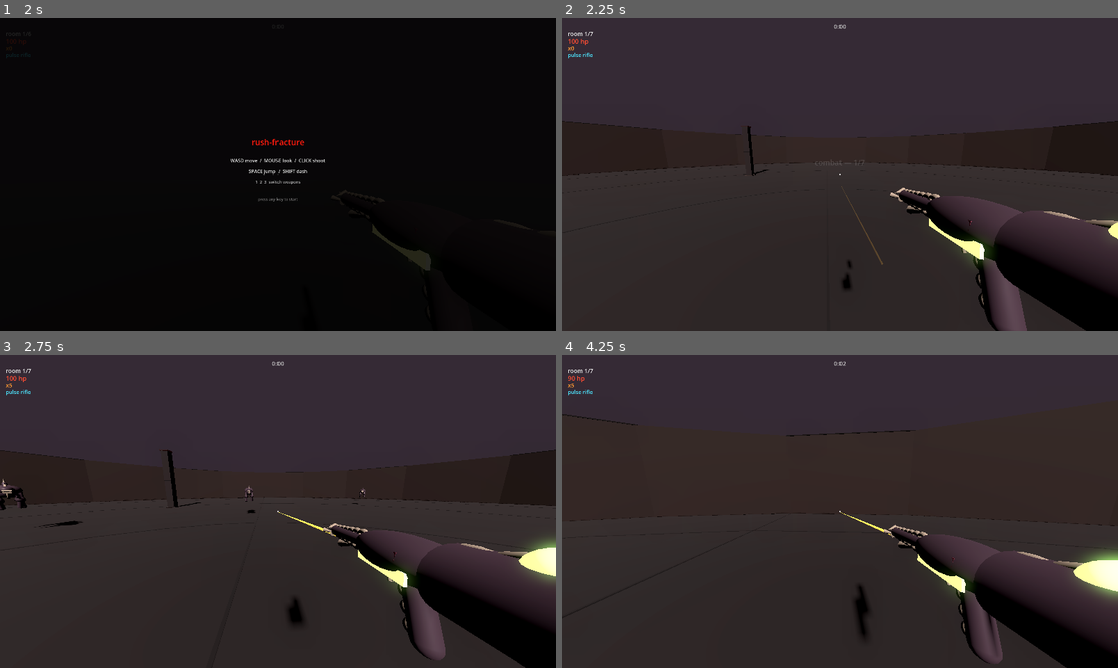
Above: before the commit, frames 1-4 (two rows, left to right).
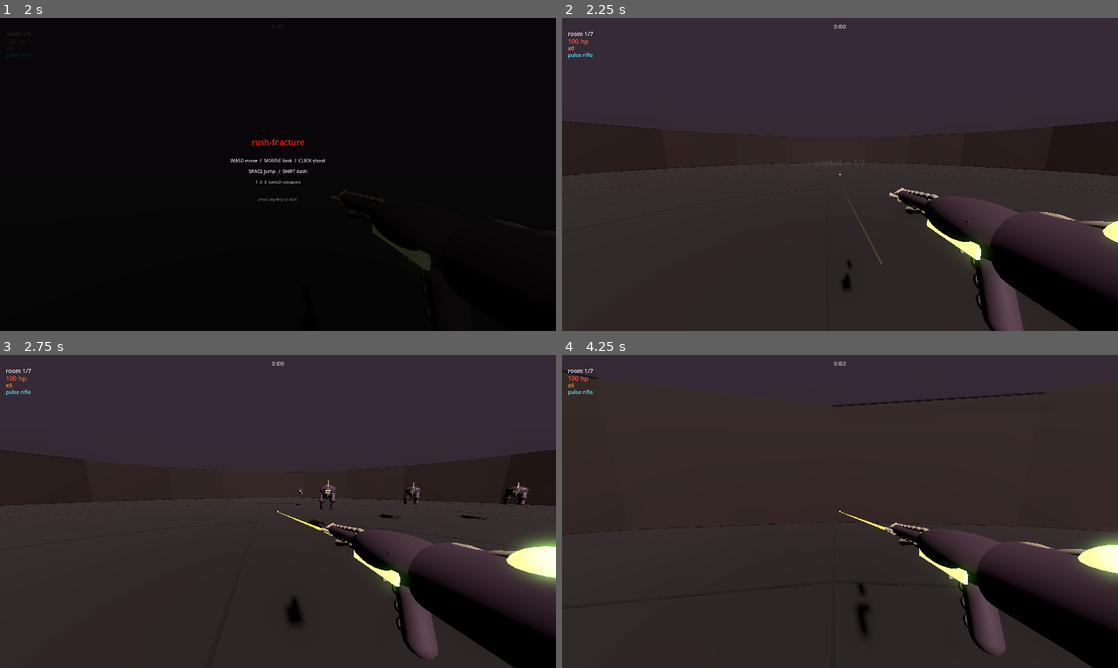
Above: after the commit, the same moments.

Repository: anshuman-krishna/rush-fracture
Game: Godot game, scene res://scenes/main_menu.tscn
Same seed, same stepped clock (60 frames per second), same inputs: the game is played once before the commit and once after it.
Inputs (mouse positions are in pixels of both pictures, inside the frame that each line leads up to):
- Up to frame 1 (2 s): click (278, 193) at 0.52 s; type "12" at 0.6 s; click (278, 212) at 0.75 s; type "12" at 0.83 s; click "start run" at 1.25 s
- Up to frame 2 (2.25 s): tap Enter at 2 s; move the mouse to (867, 174) at 2.02 s; press the mouse at (867, 174) at 2.03 s; hold W (move_forward) from 2.03 s (still down)
- Up to frame 3 (2.75 s): keep holding W (move_forward); tap Space (jump) at 2.27 s
- Up to frame 4 (4.25 s): keep holding W (move_forward); move the mouse to (812, 511) at 2.77 s; release the mouse at (812, 511) at 2.78 s; tap Shift (dash) at 2.85 s; tap Space (jump) at 3.02 s; click (812, 511) at 3.05 s; move the mouse to (851, 505) at 3.52 s; press the mouse at (851, 505) at 3.53 s

Frame 1 is identical in both runs. In frame 2, 1.3% of the frame differs, in the area x 0-100%, y 32-100%; in frame 3, 3.7%; in frame 4, 5.9%, in the area x 0-100%, y 4-100%.

Commit message:
model brood obstacles

Diff:
--- a/game-client/systems/rooms/room_controller.gd
+++ b/game-client/systems/rooms/room_controller.gd
@@ -17,9 +17,9 @@
 const FALL_KILL_Y: float = -20.0
 
 # "Hive Growth" obstacle set — grafted brood art lane, see testing/design-ideas.md.
-# wired into pillar / crate cluster / breakable wall / ramp below. low_wall,
-# tall_pillar, cylinder_pillar, and half_cover/barrier_arc aren't modelled at
-# all yet — see designs-usage.md's "Extending the lane".
+# all nine archetypes are modelled and wired: pillar / crate cluster /
+# breakable wall / ramp / low_wall / tall_pillar / cylinder_pillar /
+# half_cover / barrier_arc. see designs-usage.md's "Extending the lane".
 const OBSTACLE_MODEL_PATH: String = "res://assets/models/grafted-brood-obstacles.glb"
 # the carapace ramp's deck bakes a fixed slope (rotation.x = -0.42 rad on a
 # 1.5 × 2.6m box — see ramp_deck in bio-lane-models.js). _spawn_ramp derives
@@ -28,6 +28,10 @@
 const RAMP_DECK_TILT: float = 0.42
 const RAMP_NATURAL_WIDTH: float = 1.5
 const RAMP_NATURAL_LENGTH: float = 2.6
+# "split_carapace_screen"'s gap is baked at this fraction of its natural
+# length (see bio-lane-models.js); _spawn_half_cover derives gap from length
+# using the same ratio so a uniform x-scale keeps the model's gap accurate.
+const HALF_COVER_GAP_RATIO: float = 0.24
 
 var active_room: RunData.RoomData
 var enemies_alive: int = 0
@@ -680,41 +684,22 @@
 	wall.position = pos
 	wall.rotation.y = angle + randf() * 0.3
 
-	var mesh: MeshInstance3D = MeshInstance3D.new()
-	var box: BoxMesh = BoxMesh.new()
-	box.size = Vector3(length, height, 0.4)
-	mesh.mesh = box
-	mesh.position.y = height / 2.0
-	var mat: StandardMaterial3D = StandardMaterial3D.new()
-	mat.albedo_color = _get_obstacle_color(-0.02)
-	mat.roughness = 0.9
-	mesh.material_override = mat
-
 	var col: CollisionShape3D = CollisionShape3D.new()
 	var shape: BoxShape3D = BoxShape3D.new()
 	shape.size = Vector3(length, height, 0.4)
 	col.shape = shape
 	col.position.y = height / 2.0
-
-	wall.add_child(mesh)
 	wall.add_child(col)
+
 	wall.collision_layer = 1
 	arena_root.add_child(wall)
 
-	# edge caps on the wall ends
-	for side in [-1.0, 1.0]:
-		var cap: MeshInstance3D = MeshInstance3D.new()
-		var cap_box: BoxMesh = BoxMesh.new()
-		cap_box.size = Vector3(0.12, height + 0.15, 0.5)
-		cap.mesh = cap_box
-		cap.position = Vector3(side * length * 0.5, height / 2.0, 0)
-		var cap_mat: StandardMaterial3D = StandardMaterial3D.new()
-		cap_mat.albedo_color = _get_obstacle_color(0.04)
-		cap_mat.emission_enabled = true
-		cap_mat.emission = _get_emission_color() * 0.5
-		cap_mat.emission_energy_multiplier = 0.3
-		cap.material_override = cap_mat
-		wall.add_child(cap)
+	# "rib fence" — natural size 3.46 long x 1.15 tall (measured bbox, see
+	# designs-usage.md); depth is fixed in the model so only length/height scale.
+	var model: Node3D = _load_obstacle_parts(["rib_fence"])
+	if model:
+		model.scale = Vector3(length / 3.46, height / 1.15, 1.0)
+		wall.add_child(model)
 
 
 func _spawn_crate_cluster(pos: Vector3, room: RunData.RoomData) -> void:
@@ -798,65 +783,22 @@
 	var pillar: StaticBody3D = StaticBody3D.new()
 	pillar.position = pos
 
-	var mesh: MeshInstance3D = MeshInstance3D.new()
-	var box: BoxMesh = BoxMesh.new()
-	box.size = Vector3(width, height, width)
-	mesh.mesh = box
-	mesh.position.y = height / 2.0
-	var mat: StandardMaterial3D = StandardMaterial3D.new()
-	mat.albedo_color = _get_obstacle_color(-0.03)
-	mat.roughness = 0.9
-	mesh.material_override = mat
-
 	var col: CollisionShape3D = CollisionShape3D.new()
 	var shape: BoxShape3D = BoxShape3D.new()
 	shape.size = Vector3(width, height, width)
 	col.shape = shape
 	col.position.y = height / 2.0
-
-	pillar.add_child(mesh)
 	pillar.add_child(col)
+
 	pillar.collision_layer = 1
 	arena_root.add_child(pillar)
 
-	# glow cap
-	var cap: MeshInstance3D = MeshInstance3D.new()
-	var cap_box: BoxMesh = BoxMesh.new()
-	cap_box.size = Vector3(width + 0.1, 0.1, width + 0.1)
-	cap.mesh = cap_box
-	cap.position.y = height
-	var cap_mat: StandardMaterial3D = StandardMaterial3D.new()
-	cap_mat.emission_enabled = true
-	cap_mat.albedo_color = _get_emission_color()
-	cap_mat.emission = _get_emission_color()
-	cap_mat.emission_energy_multiplier = 1.2
-	cap.material_override = cap_mat
-	pillar.add_child(cap)
-
-	# base plinth
-	var base: MeshInstance3D = MeshInstance3D.new()
-	var base_box: BoxMesh = BoxMesh.new()
-	base_box.size = Vector3(width + 0.2, 0.15, width + 0.2)
-	base.mesh = base_box
-	base.position.y = 0.075
-	var base_mat: StandardMaterial3D = StandardMaterial3D.new()
-	base_mat.albedo_color = _get_obstacle_color(0.02)
-	base.material_override = base_mat
-	pillar.add_child(base)
-
-	# mid-height accent ring
-	var ring: MeshInstance3D = MeshInstance3D.new()
-	var ring_box: BoxMesh = BoxMesh.new()
-	ring_box.size = Vector3(width + 0.06, 0.05, width + 0.06)
-	ring.mesh = ring_box
-	ring.position.y = height * 0.5
-	var ring_mat: StandardMaterial3D = StandardMaterial3D.new()
-	ring_mat.emission_enabled = true
-	ring_mat.albedo_color = _get_emission_color() * 0.5
-	ring_mat.emission = _get_emission_color() * 0.5
-	ring_mat.emission_energy_multiplier = 0.4
-	ring.material_override = ring_mat
-	pillar.add_child(ring)
+	# "bone spire" — natural size 0.78 wide x 4.57 tall (measured bbox, see
+	# designs-usage.md).
+	var model: Node3D = _load_obstacle_parts(["bone_spire"])
+	if model:
+		model.scale = Vector3(width / 0.78, height / 4.57, width / 0.78)
+		pillar.add_child(model)
 
 
 func _spawn_cylinder_pillar(pos: Vector3, room: RunData.RoomData) -> void:
@@ -868,19 +810,6 @@
 
 	var pillar: StaticBody3D = StaticBody3D.new()
 	pillar.position = pos
-
-	var mesh: MeshInstance3D = MeshInstance3D.new()
-	var cyl: CylinderMesh = CylinderMesh.new()
-	cyl.top_radius = radius
-	cyl.bottom_radius = radius
-	cyl.height = height
-	cyl.radial_segments = 12
-	mesh.mesh = cyl
-	mesh.position.y = height / 2.0
-	var mat: StandardMaterial3D = StandardMaterial3D.new()
-	mat.albedo_color = _get_obstacle_color(0.02)
-	mat.roughness = 0.8
-	mesh.material_override = mat
 
 	# use cylinder collision
 	var col: CollisionShape3D = CollisionShape3D.new()
@@ -889,35 +818,26 @@
 	shape.height = height
 	col.shape = shape
 	col.position.y = height / 2.0
-
-	pillar.add_child(mesh)
 	pillar.add_child(col)
+
 	pillar.collision_layer = 1
 	arena_root.add_child(pillar)
 
-	# glow band near top
-	var band: MeshInstance3D = MeshInstance3D.new()
-	var band_cyl: CylinderMesh = CylinderMesh.new()
-	band_cyl.top_radius = radius + 0.04
-	band_cyl.bottom_radius = radius + 0.04
-	band_cyl.height = 0.08
-	band_cyl.radial_segments = 12
-	band.mesh = band_cyl
-	band.position.y = height * 0.85
-	var band_mat: StandardMaterial3D = StandardMaterial3D.new()
-	band_mat.emission_enabled = true
-	band_mat.albedo_color = _get_emission_color()
-	band_mat.emission = _get_emission_color()
-	band_mat.emission_energy_multiplier = 0.7
-	band.material_override = band_mat
-	pillar.add_child(band)
+	# "swollen trunk" — natural radius 0.95, height 3.25 (measured bbox, see
+	# designs-usage.md).
+	var model: Node3D = _load_obstacle_parts(["swollen_trunk"])
+	if model:
+		model.scale = Vector3(radius / 0.95, height / 3.25, radius / 0.95)
+		pillar.add_child(model)
 
 
 func _spawn_half_cover(pos: Vector3, angle: float, room: RunData.RoomData) -> void:
-	# wall with a gap in the middle for shooting through
+	# wall with a gap in the middle for shooting through. the gap is derived
+	# from length rather than rolled independently, matching the fixed ratio
+	# baked into "split_carapace_screen" (see HALF_COVER_GAP_RATIO).
 	var length: float = 4.0 + randf() * 2.0
 	var height: float = 1.4 + randf() * 0.4
-	var gap: float = 1.0 + randf() * 0.5
+	var gap: float = length * HALF_COVER_GAP_RATIO
 
 	if not _try_register_obstacle(pos, Vector3(length, height, 0.4)):
 		return
@@ -926,20 +846,9 @@
 	cover.position = pos
 	cover.rotation.y = angle + randf() * 0.4
 
-	# left section
+	# left/right collision sections
 	var half_len: float = (length - gap) * 0.5
 	for side in [-1.0, 1.0]:
-		var section: MeshInstance3D = MeshInstance3D.new()
-		var box: BoxMesh = BoxMesh.new()
-		box.size = Vector3(half_len, height, 0.35)
-		section.mesh = box
-		section.position = Vector3(side * (half_len + gap) * 0.5, height / 2.0, 0)
-		var mat: StandardMaterial3D = StandardMaterial3D.new()
-		mat.albedo_color = _get_obstacle_color(-0.01)
-		mat.roughness = 0.85
-		section.material_override = mat
-		cover.add_child(section)
-
 		var col: CollisionShape3D = CollisionShape3D.new()
 		var shape: BoxShape3D = BoxShape3D.new()
 		shape.size = Vector3(half_len, height, 0.35)
@@ -947,20 +856,6 @@
 		col.position = Vector3(side * (half_len + gap) * 0.5, height / 2.0, 0)
 		cover.add_child(col)
 
-	# top bar connecting both halves
-	var top_bar: MeshInstance3D = MeshInstance3D.new()
-	var bar_box: BoxMesh = BoxMesh.new()
-	bar_box.size = Vector3(length, 0.15, 0.35)
-	top_bar.mesh = bar_box
-	top_bar.position.y = height
-	var bar_mat: StandardMaterial3D = StandardMaterial3D.new()
-	bar_mat.albedo_color = _get_obstacle_color(0.04)
-	bar_mat.emission_enabled = true
-	bar_mat.emission = _get_emission_color() * 0.4
-	bar_mat.emission_energy_multiplier = 0.3
-	top_bar.material_override = bar_mat
-	cover.add_child(top_bar)
-
 	var top_col: CollisionShape3D = CollisionShape3D.new()
 	var top_shape: BoxShape3D = BoxShape3D.new()
 	top_shape.size = Vector3(length, 0.15, 0.35)
@@ -971,6 +866,15 @@
 	cover.collision_layer = 1
 	arena_root.add_child(cover)
 
+	# uniform x/y scale of the whole group preserves the baked gap ratio
+	# exactly (an independent gap scale would require splitting the panels
+	# into two extracted parts, which the model doesn't need). natural size
+	# 5.06 long x 1.713 tall, measured bbox — see designs-usage.md.
+	var model: Node3D = _load_obstacle_parts(["split_carapace_screen"])
+	if model:
+		model.scale = Vector3(length / 5.06, height / 1.713, 1.0)
+		cover.add_child(model)
+
 
 func _spawn_barrier_arc(pos: Vector3, angle: float, room: RunData.RoomData) -> void:
 	# curved barrier made of 3 connected segments
@@ -986,22 +890,13 @@
 	arc_root.rotation.y = angle
 	arc_root.collision_layer = 1
 
+	# "rib corral" — one reusable curved-fence segment (natural 1.76 long x
+	# 1.1 tall, measured bbox) instanced per arc segment, plus a shared trim
+	# bar (natural 4.5 long); see designs-usage.md.
 	for i in segments:
 		var seg_angle: float = (float(i) / float(segments) - 0.5) * PI * 0.6
 		var seg_pos: Vector3 = Vector3(sin(seg_angle) * arc_radius, 0, cos(seg_angle) * arc_radius)
 		var seg_length: float = 2.0 * arc_radius * sin(PI * 0.6 / (2 * segments))
-
-		var mesh: MeshInstance3D = MeshInstance3D.new()
-		var box: BoxMesh = BoxMesh.new()
-		box.size = Vector3(seg_length, height, 0.3)
-		mesh.mesh = box
-		mesh.position = seg_pos + Vector3(0, height / 2.0, 0)
-		mesh.rotation.y = -seg_angle
-		var mat: StandardMaterial3D = StandardMaterial3D.new()
-		mat.albedo_color = _get_obstacle_color(0.01 * i)
-		mat.roughness = 0.85
-		mesh.material_override = mat
-		arc_root.add_child(mesh)
 
 		var col: CollisionShape3D = CollisionShape3D.new()
 		var shape: BoxShape3D = BoxShape3D.new()
@@ -1011,19 +906,18 @@
 		col.rotation.y = -seg_angle
 		arc_root.add_child(col)
 
-	# glow trim at top
-	var trim: MeshInstance3D = MeshInstance3D.new()
-	var trim_box: BoxMesh = BoxMesh.new()
-	trim_box.size = Vector3(arc_radius * 1.5, 0.06, 0.35)
-	trim.mesh = trim_box
-	trim.position.y = height
-	var trim_mat: StandardMaterial3D = StandardMaterial3D.new()
-	trim_mat.emission_enabled = true
-	trim_mat.albedo_color = _get_emission_color()
-	trim_mat.emission = _get_emission_color()
-	trim_mat.emission_energy_multiplier = 0.5
-	trim.material_override = trim_mat
-	arc_root.add_child(trim)
+		var model: Node3D = _load_obstacle_parts(["corral_segment"])
+		if model:
+			model.scale = Vector3(seg_length / 1.76, height / 1.1, 1.0)
+			model.position = seg_pos
+			model.rotation.y = -seg_angle
+			arc_root.add_child(model)
+
+	var trim: Node3D = _load_obstacle_parts(["corral_trim"])
+	if trim:
+		trim.scale = Vector3(arc_radius * 1.5 / 4.5, 1.0, 1.0)
+		trim.position.y = height
+		arc_root.add_child(trim)
 
 	arena_root.add_child(arc_root)
 
Binary file changed: game-client/assets/models/grafted-brood-obstacles.glb
Not shown, changed: concept-models/bio-lane-models.js
